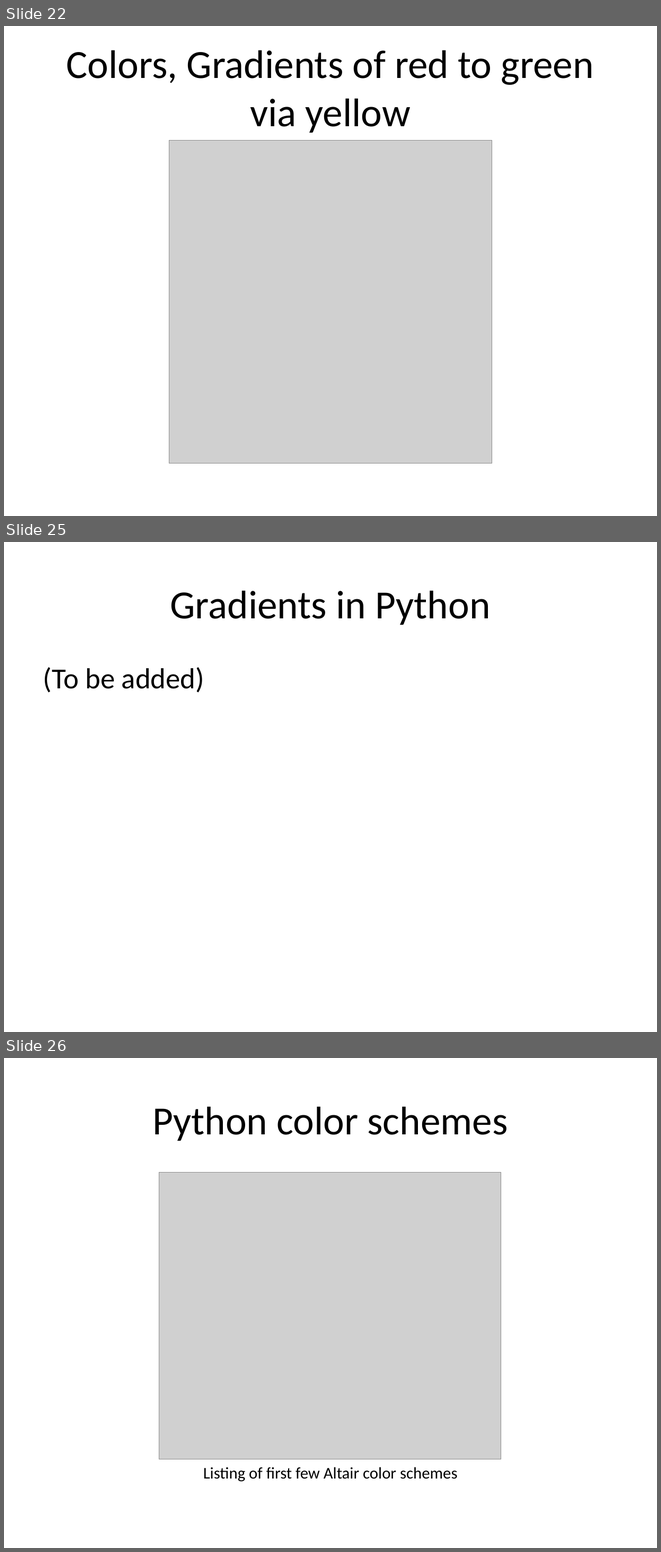
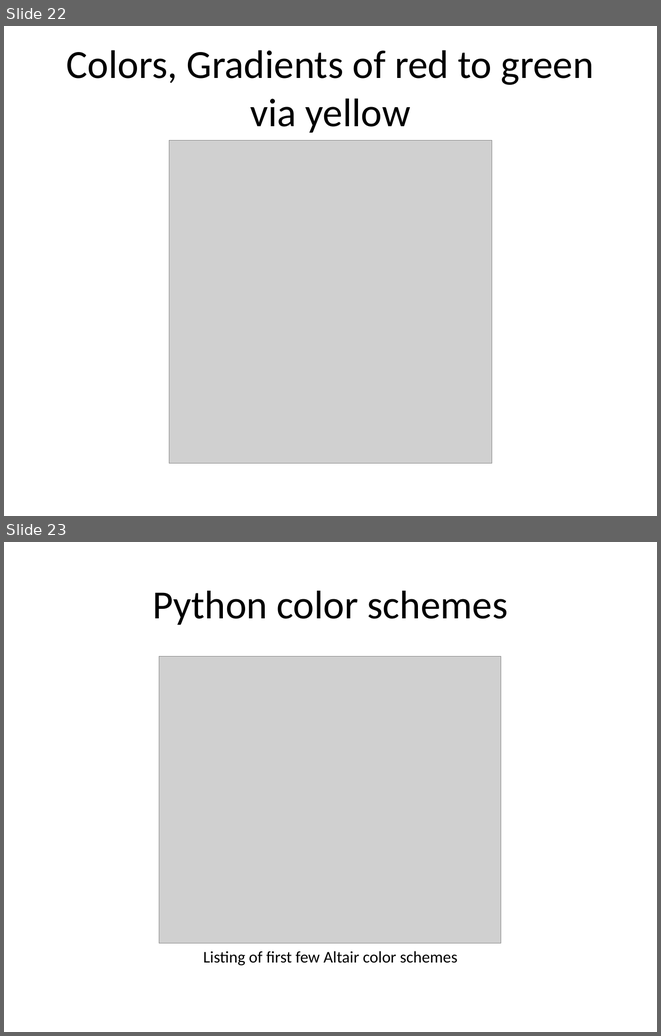
Before and after one commit to pmean/data-visualization, a slide deck: data-viz-02/component/tutorial-colors.pptx. Shown one above the other, each under a label of ours: slides 22, 25 and 26 before the commit, slides 22 and 23 after it; the slides between them are not shown. The pictures are 661x1552 and 661x1036 pixels, drawn with LibreOffice and Linux fonts; fonts in the diff are those of the drawing; grey boxes stand for pictures. Boxes give left, top, right and bottom in pixels: in the first picture for what was removed or moved away, otherwise in the second. Text is boxed around its words. In the diff, an @@ line names an element or a change of style, - is before the commit and + after.

```diff
--- a/data-viz-02/component/tutorial-colors.pptx
+++ b/data-viz-02/component/tutorial-colors.pptx
@@ slide 25 removed at [4, 542, 657, 1032], background #FFFFFF @@
@@ title removed at [170, 590, 491, 625] @@
-Gradients in Python
@@ text removed at [43, 667, 204, 693] @@
-(To be added)
@@ what was slide 26 is now slide 23 @@
```
Also in this commit, not shown: 1 slide changed, 2 slides added, 3 other slides removed, 14 other files.
